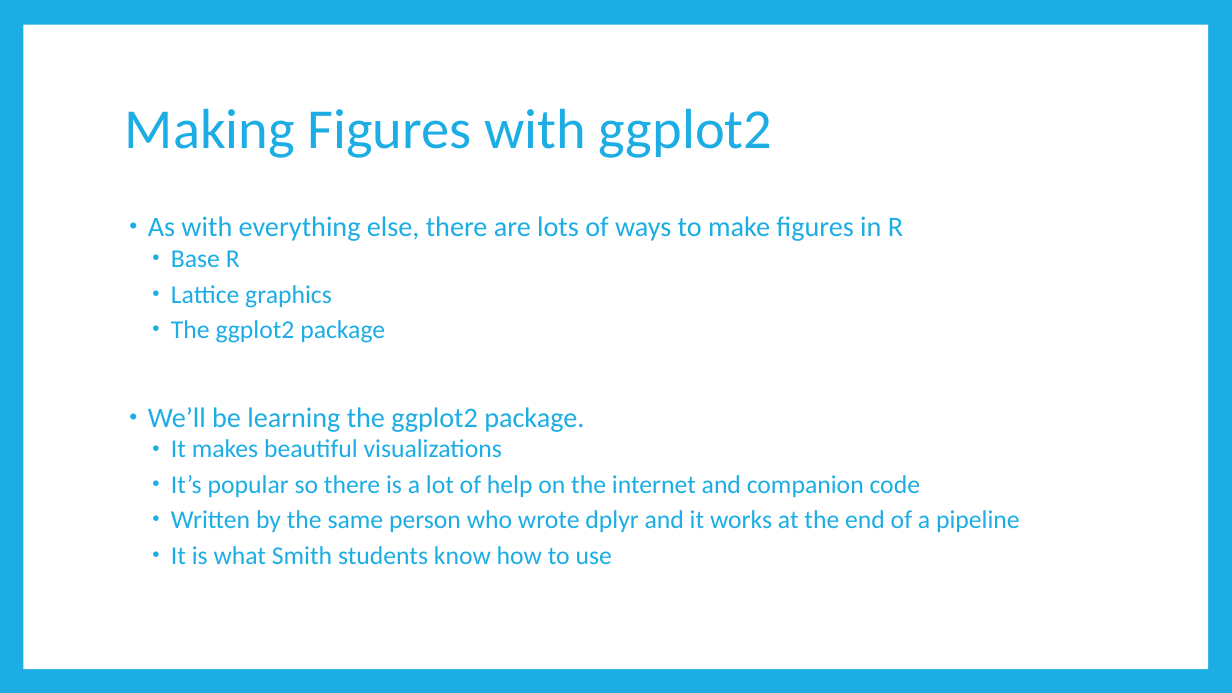
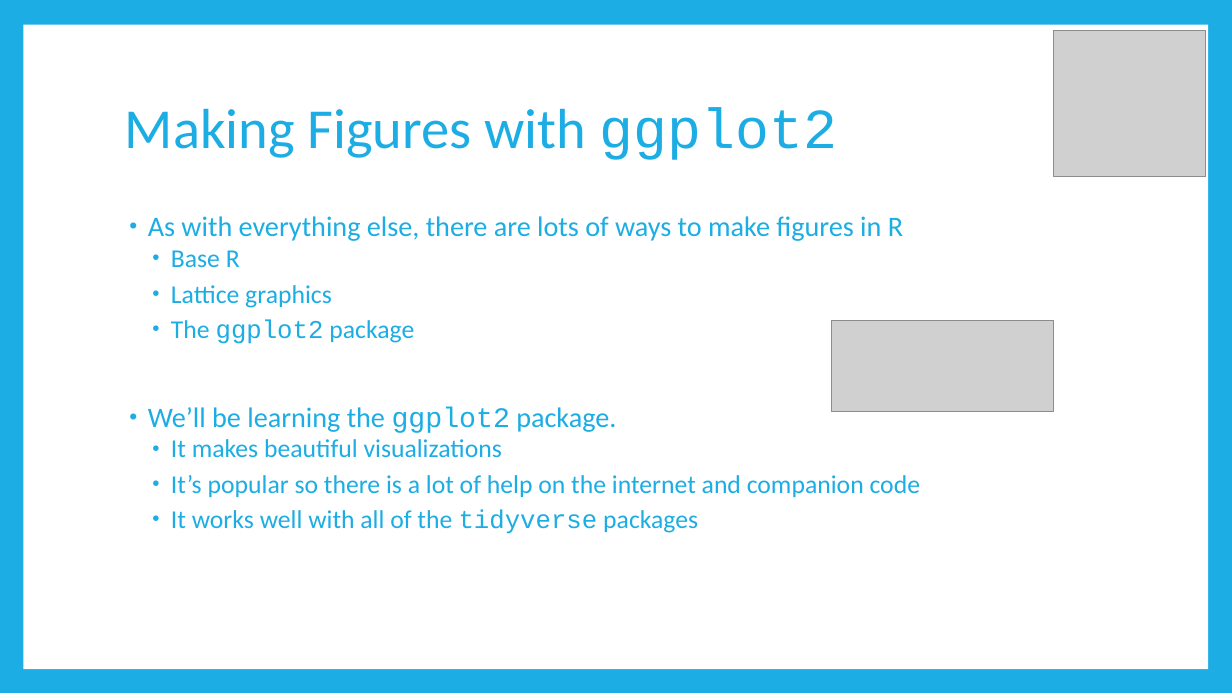
Before and after one commit to RandiLGarcia/datic-intro-to-r, a slide deck: slide 12 of docs/Day 1 Slides.pptx (slide 14 before the commit). Drawn at 1232x693 pixels with LibreOffice and Linux fonts; fonts in the diff are those of the drawing; grey boxes stand for pictures. Boxes give left, top, right and bottom in pixels: in the first picture for what was removed or moved away, otherwise in the second. Text is boxed around its words. In the diff, an @@ line names an element or a change of style, - is before the commit and + after.

```diff
--- a/docs/Day 1 Slides.pptx
+++ b/docs/Day 1 Slides.pptx
@@ picture added at [1054, 30, 1206, 177] @@
@@ title "Making Figures with ggplot2" at [125, 107, 837, 160]: font Calibri to Courier New in "ggplot2" @@
@@ text at [148, 319, 616, 433]: font Calibri to Courier New in "ggplot2", "ggplot2" @@
@@ picture added at [832, 321, 1054, 412] @@
@@ text at [171, 509, 698, 534]: text changed @@
-  • Written by the same person who wrote dplyr and it works at the end of a pipeline
-  • It is what Smith students know how to use
+  • It works well with all of the tidyverse packages
```
Also in this commit, not shown: 14 other slides changed, 13 slides added, 7 slides removed, 11 other files.
